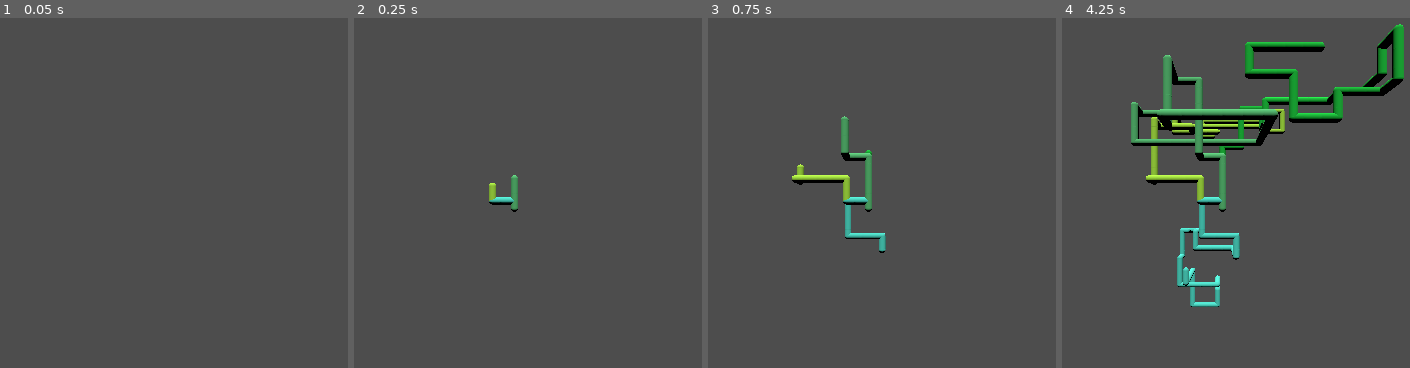
Above: before the commit, frames 1-4 (left to right).
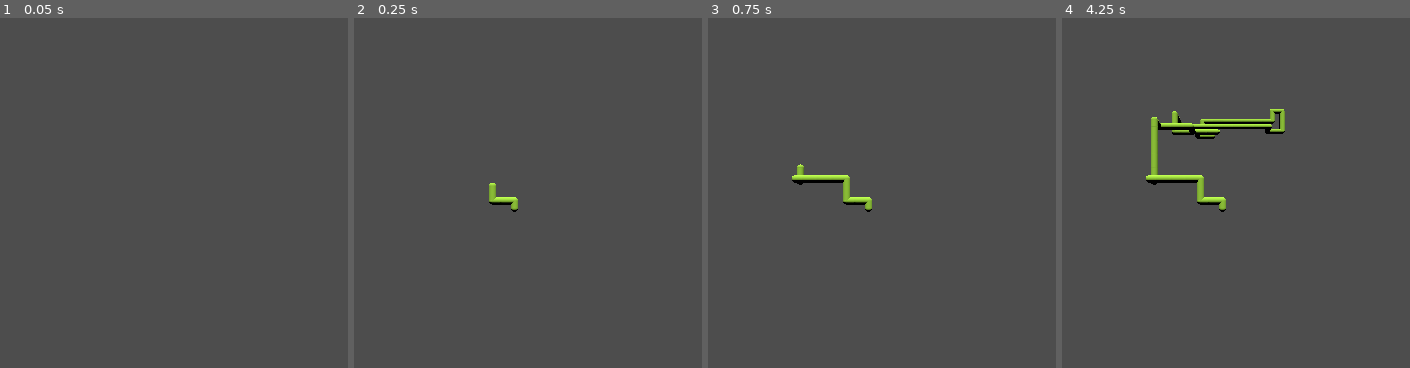
Above: after the commit, the same moments.

Repository: erikslatter/3D-Pipes
Game: Godot game, scene res://World.tscn
Same seed, same stepped clock (60 frames per second), same inputs: the game is played once before the commit and once after it.
Inputs:
- Up to frame 1 (0.05 s): no input
- Up to frame 2 (0.25 s): no input
- Up to frame 3 (0.75 s): no input
- Up to frame 4 (4.25 s): tap Enter at 1.25 s

Frame 1 is identical in both runs. In frame 2, 0.3% of the frame differs, in the area x 38-48%, y 44-55%; in frame 3, 1.2%; in frame 4, 9.7%, in the area x 19-99%, y 1-83%.

Commit message:
auto restarts after max var reached

Diff:
--- a/PipeSpawner.gd
+++ b/PipeSpawner.gd
@@ -5,10 +5,12 @@
 @export var worldBounds:Vector3
 @export var startingPipeMaterial:StandardMaterial3D
 @export var pipeCountToTriggerColorChange:int
+@export var pipeCountToTriggerRestart:int
 var recursionLimit:int = 10
 
 var recursions:int = 0
 var pipeCount = 0
+var totalPipeCount = 0
 var pipeColor:Color
 var pipeMaterial:StandardMaterial3D
 
@@ -17,6 +19,9 @@
 	$Timer.start()
 
 func _pipeStep():
+	if totalPipeCount > pipeCountToTriggerRestart:
+		print("Total pipe count:", totalPipeCount, "restart max:", pipeCountToTriggerRestart)
+		get_tree().reload_current_scene()
 	# Choose variant randomly & instantiate it
 	var variantIndex = randi() % (pipeVariants.size()-1)
 	# If we have >1 recursion (problem solving 'mode'), unlock the U-turn pipe
@@ -38,10 +43,11 @@
 	# Validation - can I place this here? Otherwise, try again
 	if (instanced_pipe.get_node('PipeOutlet').global_transform.origin.x < worldBounds.x && instanced_pipe.get_node('PipeOu …(389 unchanged characters)…
 		previousPipe = instanced_pipe
-		print("pipe placed")
+		print("pipe placed. total pipe count:", totalPipeCount)
 		# reset so each 'stuck' situation can try to recur 10 times
 		recursions = 0
 		pipeCount += 1
+		totalPipeCount += 1
 
 		if (pipeCount > pipeCountToTriggerColorChange):
 			_changeColor()
--- a/World.tscn
+++ b/World.tscn
@@ -12,45 +12,10 @@
 pipeVariants = Array[String](["pipe_segment_a.tscn", "pipe_segment_b.tscn", "pipe_segment_c.tscn"])
 worldBounds = Vector3(40, 20, 20)
 startingPipeMaterial = ExtResource("2_vp406")
-pipeCountToTriggerColorChange = 50
+pipeCountToTriggerColorChange = 100
+pipeCountToTriggerRestart = 1000
 
 [node name="Timer" type="Timer" parent="PipeSegment Start"]
-wait_time = 0.085
-
-[node name="PipeSegment Start2" parent="." node_paths=PackedStringArray("previousPipe") instance=ExtResource("3_lejhh")]
-transform = Transform3D(1, 0, 0, 0, 1, 0, 0, 0, 1, 3.98767, -1, 11.2979)
-script = ExtResource("1_a3up0")
-previousPipe = NodePath("../PipeSegment Start")
-pipeVariants = Array[String](["pipe_segment_a.tscn", "pipe_segment_b.tscn", "pipe_segment_c.tscn"])
-worldBounds = Vector3(40, 20, 20)
-startingPipeMaterial = ExtResource("2_vp406")
-pipeCountToTriggerColorChange = 50
-
-[node name="Timer" type="Timer" parent="PipeSegment Start2"]
-wait_time = 0.085
-
-[node name="PipeSegment Start3" parent="." node_paths=PackedStringArray("previousPipe") instance=ExtResource("3_lejhh")]
-transform = Transform3D(1, 0, 0, 0, 1, 0, 0, 0, 1, 3.98767, -1, -22.6437)
-script = ExtResource("1_a3up0")
-previousPipe = NodePath("../PipeSegment Start")
-pipeVariants = Array[String](["pipe_segment_a.tscn", "pipe_segment_b.tscn", "pipe_segment_c.tscn"])
-worldBounds = Vector3(40, 20, 20)
-startingPipeMaterial = ExtResource("2_vp406")
-pipeCountToTriggerColorChange = 50
-
-[node name="Timer" type="Timer" parent="PipeSegment Start3"]
-wait_time = 0.085
-
-[node name="PipeSegment Start4" parent="." node_paths=PackedStringArray("previousPipe") instance=ExtResource("3_lejhh")]
-transform = Transform3D(1, 0, 0, 0, 1, 0, 0, 0, 1, -38.6176, -1, 0.46722)
-script = ExtResource("1_a3up0")
-previousPipe = NodePath("../PipeSegment Start")
-pipeVariants = Array[String](["pipe_segment_a.tscn", "pipe_segment_b.tscn", "pipe_segment_c.tscn"])
-worldBounds = Vector3(40, 20, 20)
-startingPipeMaterial = ExtResource("2_vp406")
-pipeCountToTriggerColorChange = 50
-
-[node name="Timer" type="Timer" parent="PipeSegment Start4"]
 wait_time = 0.085
 
 [node name="DirectionalLight3D" type="DirectionalLight3D" parent="."]
@@ -60,6 +25,3 @@
 transform = Transform3D(1, 0, 0, 0, 1, 0, 0, 0, 1, 0, 0, 40)
 
 [connection signal="timeout" from="PipeSegment Start/Timer" to="PipeSegment Start" method="_on_timer_timeout"]
-[connection signal="timeout" from="PipeSegment Start2/Timer" to="PipeSegment Start2" method="_on_timer_timeout"]
-[connection signal="timeout" from="PipeSegment Start3/Timer" to="PipeSegment Start3" method="_on_timer_timeout"]
-[connection signal="timeout" from="PipeSegment Start4/Timer" to="PipeSegment Start4" method="_on_timer_timeout"]
